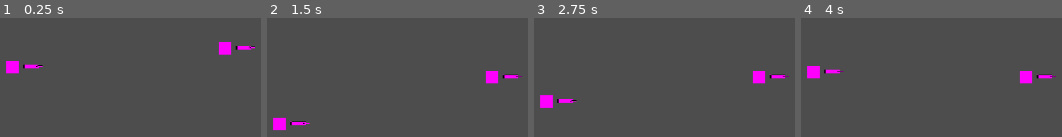
Above: before the commit, frames 1-4 (left to right).
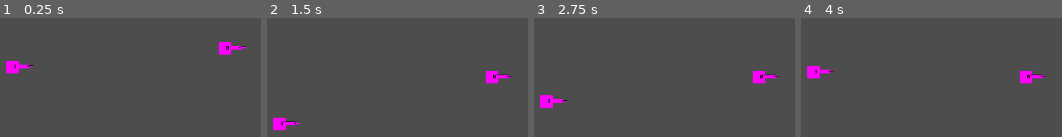
Above: after the commit, the same moments.

Repository: ViniTeider/BeneathTheMask
Game: Godot game, scene res://scenes/world.tscn
Same seed, same stepped clock (60 frames per second), same inputs: the game is played once before the commit and once after it.
Inputs:
- Up to frame 1 (0.25 s): no input
- Up to frame 2 (1.5 s): tap Enter at 1.25 s
- Up to frame 3 (2.75 s): tap Space at 2 s
- Up to frame 4 (4 s): tap Enter at 2.75 s; tap Space at 3.5 s

The runs differ from the first frame. In frame 1, 0.6% of the frame differs, in the area x 4-98%, y 23-43%; in frame 2, 0.6%; in frame 3, 0.6%; in frame 4, 0.6%.

Commit message:
feat: implement shooting

Diff:
--- a/scenes/player.gd
+++ b/Scripts/Player.gd
@@ -4,7 +4,7 @@
 const JUMP_VELOCITY = -400.0
 const DEADZONE_X = 0.2
 
-@onready var aimArrow: Node2D = $AimArrow
+@onready var gun: Node2D = $Gun
 @export var player_id: int = 0
 
 var direction: float = 0
@@ -37,4 +37,7 @@
 	var inputVec = Input.get_vector("Left_" + str(player_id), "Right_" + str(player_id), "Up_" + str(player_id), "Down_" + str(player_id))
 
 	if inputVec.length() > 0.1:
-		aimArrow.rotation = inputVec.angle()
+		gun.rotation = inputVec.angle()
+
+	if Input.is_action_just_pressed("Action_" + str(player_id)):
+		gun.shoot()
--- /dev/null
+++ b/bullet.gd
@@ -0,0 +1,9 @@
+extends Area2D
+
+@export var speed = 750
+
+func _physics_process(delta):
+	position += transform.x * speed * delta
+
+func _on_body_entered(body: Node2D) -> void:
+	queue_free()
--- a/project.godot
+++ b/project.godot
@@ -75,11 +75,23 @@
 "events": [Object(InputEventJoypadMotion,"resource_local_to_scene":false,"resource_name":"","device":1,"axis":1,"axis_value":1.0,"script":null)
 ]
 }
+Action_0={
+"deadzone": 0.2,
+"events": [Object(InputEventJoypadButton,"resource_local_to_scene":false,"resource_name":"","device":0,"button_index":2,"pressure":0.0,"pressed":true,"script":null)
+, Object(InputEventKey,"resource_local_to_scene":false,"resource_name":"","device":-1,"window_id":0,"alt_pressed":false,"shift_pressed":false,"ctrl_pressed":false,"meta_pressed":false,"pressed":false,"keycode":0,"physical_keycode":69,"key_label":0,"unicode":101,"location":0,"echo":false,"script":null)
+]
+}
+Action_1={
+"deadzone": 0.2,
+"events": [Object(InputEventJoypadButton,"resource_local_to_scene":false,"resource_name":"","device":1,"button_index":2,"pressure":0.0,"pressed":true,"script":null)
+]
+}
 
 [layer_names]
 
 2d_physics/layer_1="Player"
 2d_physics/layer_2="Floor"
+2d_physics/layer_3="Bullet"
 
 [physics]
 
--- /dev/null
+++ b/scenes/Bullet.tscn
@@ -0,0 +1,22 @@
+[gd_scene format=3 uid="uid://ck6jbv6rtvhy4"]
+
+[ext_resource type="Script" uid="uid://1l88lg8pe1g" path="res://bullet.gd" id="1_vlxeq"]
+
+[sub_resource type="PlaceholderTexture2D" id="PlaceholderTexture2D_2ropf"]
+size = Vector2(5, 2)
+
+[sub_resource type="RectangleShape2D" id="RectangleShape2D_hf8mt"]
+size = Vector2(5, 2)
+
+[node name="Bullet" type="Area2D" unique_id=367997966]
+collision_layer = 4
+collision_mask = 3
+script = ExtResource("1_vlxeq")
+
+[node name="Sprite2D" type="Sprite2D" parent="." unique_id=30605484]
+texture = SubResource("PlaceholderTexture2D_2ropf")
+
+[node name="CollisionShape2D" type="CollisionShape2D" parent="." unique_id=1317059418]
+shape = SubResource("RectangleShape2D_hf8mt")
+
+[connection signal="body_entered" from="." to="." method="_on_body_entered"]
--- a/aimArrow.tscn
+++ b/scenes/Gun.tscn
@@ -1,4 +1,6 @@
 [gd_scene format=3 uid="uid://bp06c4sn5q5n7"]
+
+[ext_resource type="Script" uid="uid://d0u2c22466ajj" path="res://Scenes/gun.gd" id="1_m3ict"]
 
 [sub_resource type="PlaceholderTexture2D" id="PlaceholderTexture2D_ufrfc"]
 size = Vector2(25, 25)
@@ -6,15 +8,19 @@
 [sub_resource type="PlaceholderTexture2D" id="PlaceholderTexture2D_3rta4"]
 size = Vector2(10, 10)
 
-[node name="AimArrow" type="Node2D" unique_id=1695000676]
+[node name="Gun" type="Node2D" unique_id=1695000676]
+script = ExtResource("1_m3ict")
 
 [node name="Sprite2D" type="Sprite2D" parent="." unique_id=352866948]
 position = Vector2(0, -1)
 scale = Vector2(1, 0.24)
 texture = SubResource("PlaceholderTexture2D_ufrfc")
-offset = Vector2(30, 0)
+offset = Vector2(15, 0)
 
 [node name="Sprite2D" type="Sprite2D" parent="Sprite2D" unique_id=532890300]
 position = Vector2(13, 0)
 texture = SubResource("PlaceholderTexture2D_3rta4")
-offset = Vector2(30, 0)
+offset = Vector2(15, 0)
+
+[node name="Marker2D" type="Marker2D" parent="." unique_id=412576691]
+position = Vector2(33, -1)
--- /dev/null
+++ b/scenes/gun.gd
@@ -0,0 +1,18 @@
+extends Node2D
+
+const BULLET = preload("res://scenes/Bullet.tscn")
+@onready var marker_2d: Marker2D = $Marker2D
+
+# Called when the node enters the scene tree for the first time.
+func _ready() -> void:
+	pass # Replace with function body.
+
+func shoot():
+	var b = BULLET.instantiate()
+	owner.add_child(b)
+	b.global_position = marker_2d.global_position
+	b.global_rotation = marker_2d.global_rotation
+
+# Called every frame. 'delta' is the elapsed time since the previous frame.
+func _process(delta: float) -> void:
+	pass
--- a/scenes/player.tscn
+++ b/scenes/player.tscn
@@ -1,7 +1,7 @@
 [gd_scene format=3 uid="uid://bddxfxcv27cgj"]
 
-[ext_resource type="Script" uid="uid://fn6yeh61qs03" path="res://scenes/player.gd" id="1_3vyb7"]
-[ext_resource type="PackedScene" uid="uid://bp06c4sn5q5n7" path="res://aimArrow.tscn" id="2_g2els"]
+[ext_resource type="Script" uid="uid://fn6yeh61qs03" path="res://Scripts/Player.gd" id="1_3vyb7"]
+[ext_resource type="PackedScene" uid="uid://bp06c4sn5q5n7" path="res://Scenes/Gun.tscn" id="2_g2els"]
 
 [sub_resource type="PlaceholderTexture2D" id="PlaceholderTexture2D_u8vuu"]
 
@@ -19,4 +19,4 @@
 [node name="CollisionShape2D" type="CollisionShape2D" parent="." unique_id=433342562]
 shape = SubResource("RectangleShape2D_3vyb7")
 
-[node name="AimArrow" parent="." unique_id=1695000676 instance=ExtResource("2_g2els")]
+[node name="Gun" parent="." unique_id=1695000676 instance=ExtResource("2_g2els")]
--- a/scenes/world.tscn
+++ b/scenes/world.tscn
@@ -1,24 +1,24 @@
 [gd_scene format=3 uid="uid://8r5otyxdn2s0"]
 
-[ext_resource type="PackedScene" uid="uid://bddxfxcv27cgj" path="res://scenes/player.tscn" id="1_rwgxs"]
-[ext_resource type="PackedScene" uid="uid://buifwi1gfal2s" path="res://scenes/floor.tscn" id="2_4wyf3"]
+[ext_resource type="PackedScene" uid="uid://bddxfxcv27cgj" path="res://Scenes/Player.tscn" id="1_32lhk"]
+[ext_resource type="PackedScene" uid="uid://buifwi1gfal2s" path="res://Scenes/Floor.tscn" id="2_7g83o"]
 
 [node name="World" type="Node2D" unique_id=1970420695]
 
-[node name="Player" parent="." unique_id=133474484 instance=ExtResource("1_rwgxs")]
+[node name="Player" parent="." unique_id=133474484 instance=ExtResource("1_32lhk")]
 position = Vector2(792, 306)
 player_id = 1
 
-[node name="Floor" parent="." unique_id=521644418 instance=ExtResource("2_4wyf3")]
+[node name="Player2" parent="." unique_id=1433225565 instance=ExtResource("1_32lhk")]
+position = Vector2(452, 336)
+
+[node name="Floor" parent="." unique_id=521644418 instance=ExtResource("2_7g83o")]
 position = Vector2(334, 476)
 
-[node name="Player2" parent="." unique_id=1433225565 instance=ExtResource("1_rwgxs")]
-position = Vector2(452, 336)
-
-[node name="Floor2" parent="." unique_id=1075836121 instance=ExtResource("2_4wyf3")]
+[node name="Floor2" parent="." unique_id=1075836121 instance=ExtResource("2_7g83o")]
 position = Vector2(483, 398)
 scale = Vector2(0.097716175, 1.0993367)
 
-[node name="Floor3" parent="." unique_id=797330754 instance=ExtResource("2_4wyf3")]
+[node name="Floor3" parent="." unique_id=797330754 instance=ExtResource("2_7g83o")]
 position = Vector2(760, 402)
 scale = Vector2(0.097716175, 1.0993367)
Renamed: scenes/player.gd.uid -> Scripts/Player.gd.uid
Not shown, added: bullet.gd.uid
Not shown, added: scenes/gun.gd.uid
